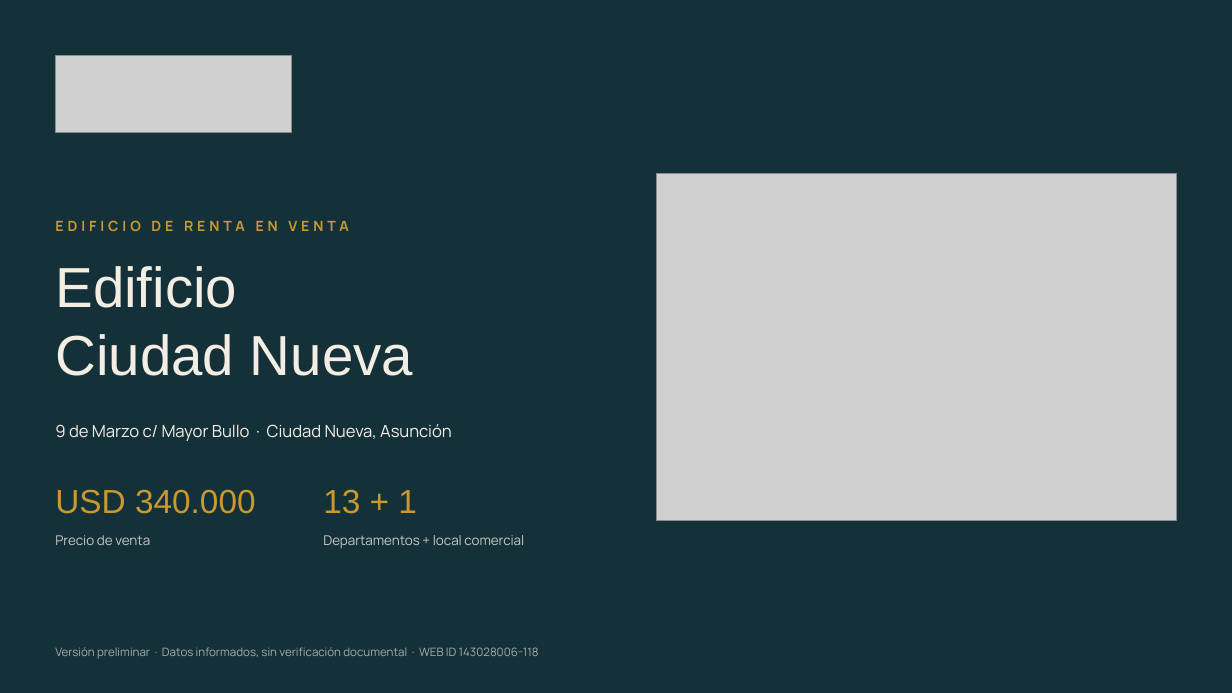
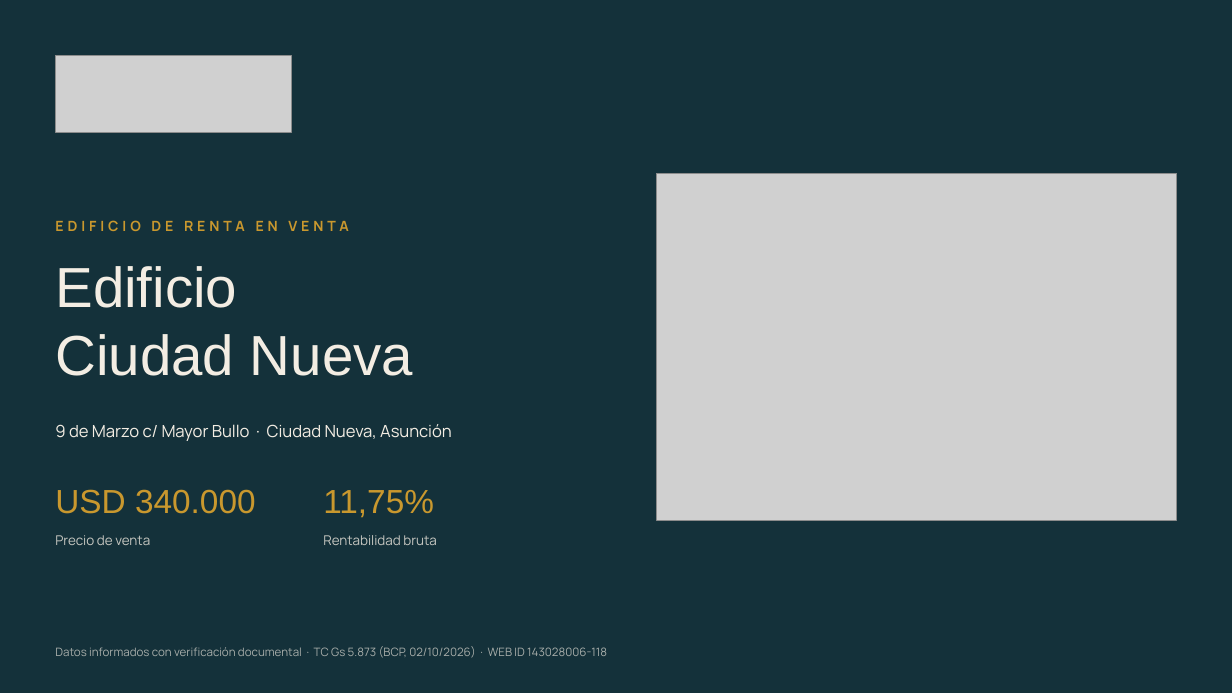
Before and after one commit to juanjosecastillo608/Meridiano-Capital, a slide deck: slide 1 of projects/edificio-ciudad-nueva/entregables/Edificio_Ciudad_Nueva_Meridiano_FINAL.pptx. Drawn at 1232x693 pixels with LibreOffice and Linux fonts; fonts in the diff are those of the drawing; grey boxes stand for pictures. Boxes give left, top, right and bottom in pixels: in the first picture for what was removed or moved away, otherwise in the second. Text is boxed around its words. In the diff, an @@ line names an element or a change of style, - is before the commit and + after.

```diff
--- a/projects/edificio-ciudad-nueva/entregables/Edificio_Ciudad_Nueva_Meridiano_FINAL.pptx
+++ b/projects/edificio-ciudad-nueva/entregables/Edificio_Ciudad_Nueva_Meridiano_FINAL.pptx
@@ text at (323,490,434,518): text changed @@
-13 + 1
+11,75%
@@ text at (323,535,437,545): text changed @@
-Departamentos + local comercial
+Rentabilidad bruta
@@ text at (55,646,607,658): text changed @@
-Versión preliminar · Datos informados, sin verificación documental · WEB ID 143028006-118
+Datos informados con verificación documental · TC Gs 5.873 (BCP, 02/10/2026) · WEB ID 143028006-118
```
Also in this commit, not shown: 9 other slides changed, 5 slides added, 2 slides removed, 35 other files.
